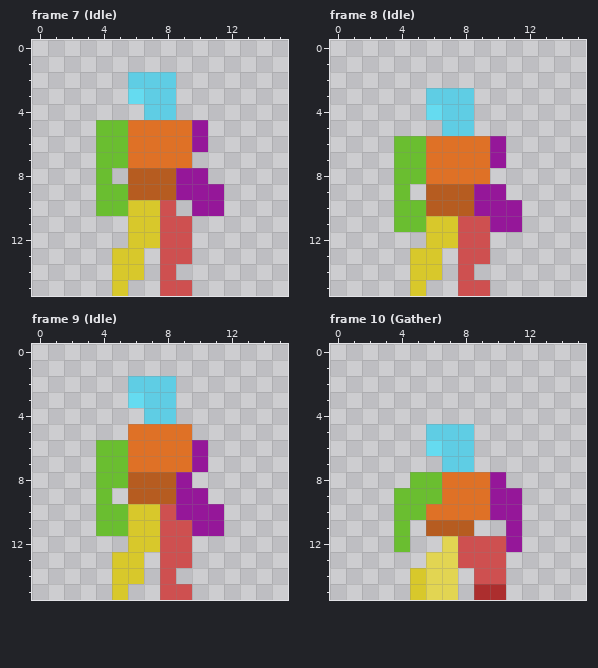
One commit to this pixel-art file: aseprite/character_templates_maidenless.aseprite. Above, as it was before the edit.
16x16 pixels, 34 frames. Colours within 5 levels of each other are drawn and written as one. Shown: frame 7 (Idle), frame 8 (Idle), frame 9 (Idle), frame 10 (Gather). The commit also changed other frames, which this record leaves out.
New version:
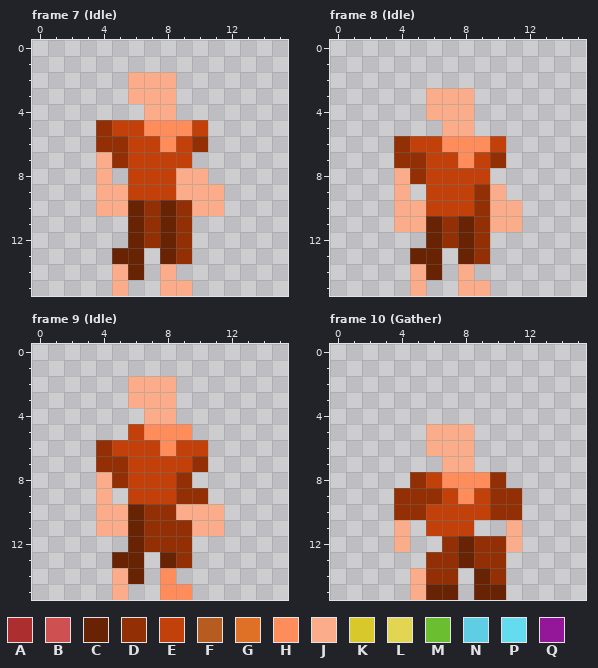
Palette (. is transparent): A #ac2e2e  B #ce5050  C #682204  D #932f04  E #c2410a  F #b65c20  G #df7126  H #ff8c5b  J #fbac8b  K #d8c82b  L #e2d552  M #6abe30  N #5fcde4  P #65dbf0  Q #951799
Commit: Character Templates Template has been replaced with characters for each class
What changed:
Changed rows in their new state; - is an unchanged pixel.
Frame 7 (Idle):
first column x 4:
 2 --JJJ---
 3 --JJJ---
 4 ---JJ---
 5 DEEHHHE-
 6 DDEEHED-
 7 JDEEEE--
 8 J-EEEJJ-
 9 JJEEEJJJ
10 JJCDCDJJ
11 --CDCD--
12 --CDCD--
13 -CC-CD--
14 -JC-J---
15 -J--JJ--
Frame 8 (Idle):
first column x 4:
 3 --JJJ---
 4 --JJJ---
 5 ---JJ---
 6 DEEHHHE-
 7 DDEEHED-
 8 JDEEEE--
 9 J-EEEDJ-
10 JJEEEDJJ
11 JJCDCDJJ
12 --CDCD--
13 -CC-CD--
14 -JC-J---
15 -J--JJ--
Frame 9 (Idle):
first column x 4:
 2 --JJJ---
 3 --JJJ---
 4 ---JJ---
 5 --EHHH--
 6 DEEEHEE-
 7 DDEEEED-
 8 JDEEED--
 9 J-EEEDD-
10 JJCDDJJJ
11 JJCDDDJJ
12 --CDDD--
13 -CC-CD--
14 -JC-H---
15 -J--HH--
Frame 10 (Gather):
first column x 4:
 5 --JJJ---
 6 --JJJ---
 7 ---JJ---
 8 -DEHHHD-
 9 DDDEHEDD
10 DDEEEEDD
11 J-EEE--J
12 J--DCDDJ
13 --DDCDD-
14 -JDD-CD-
15 -JCC-CC-
Boxes around the changes in both pictures, in picture pixels (x1, y1, x2, y2):
changed: (96, 72, 224, 296)
changed: (394, 88, 522, 296)
changed: (96, 376, 224, 600)
changed: (394, 424, 522, 600)
